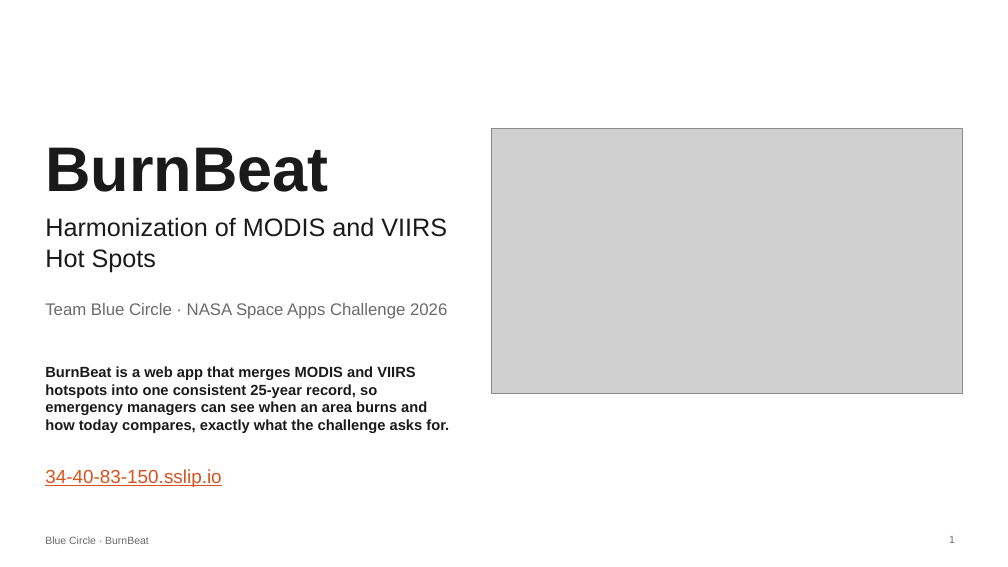
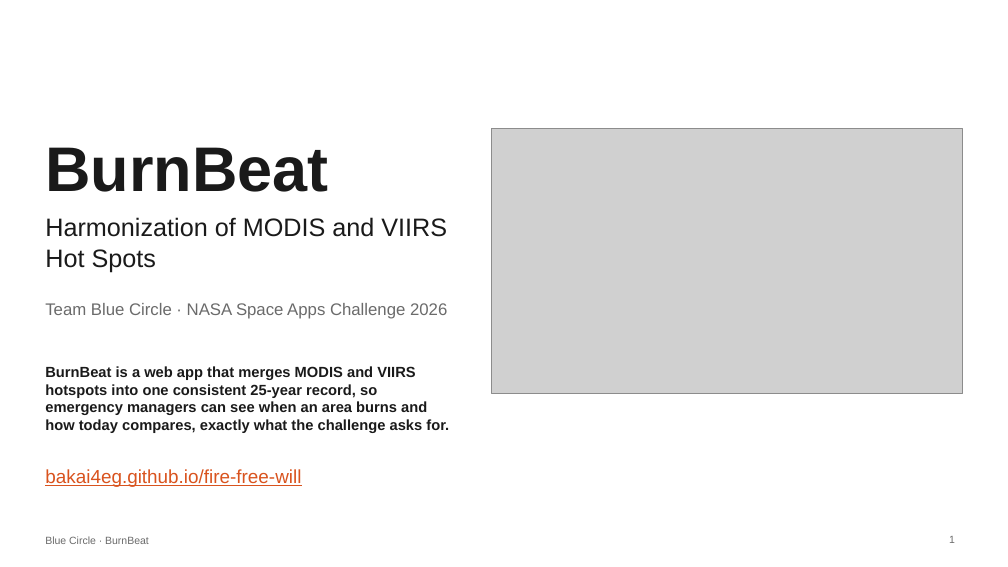
Before and after one commit to bakai4eg/fire-free-will, a slide deck: slide 1 of web/deck/BurnBeat_BlueCircle.pptx. Drawn at 1008x567 pixels with LibreOffice and Linux fonts; fonts in the diff are those of the drawing; grey boxes stand for pictures. Boxes give left, top, right and bottom in pixels: in the first picture for what was removed or moved away, otherwise in the second. Text is boxed around its words. In the diff, an @@ line names an element or a change of style, - is before the commit and + after.

```diff
--- a/web/deck/BurnBeat_BlueCircle.pptx
+++ b/web/deck/BurnBeat_BlueCircle.pptx
@@ text at bbox=[45, 469, 301, 487]: text changed @@
-34-40-83-150.sslip.io
+bakai4eg.github.io/fire-free-will
```
Also in this commit, not shown: 1 other slide changed, 15 other files.
